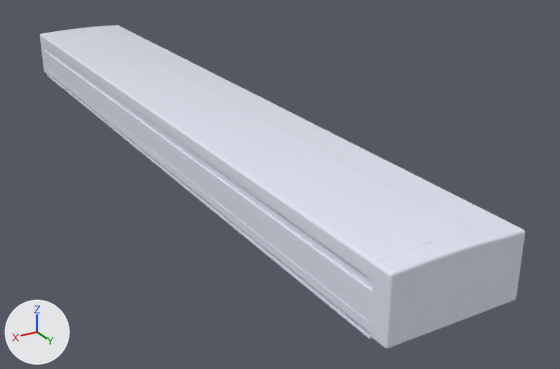
What one commit did to the glTF model src/3dmodels/019.glb.
Before and after are seen from a 50 mm lens placed at (173.0, 139.0, 128.0), pointed at (3.0, -144.0, -13.0). Lighting does not change. The marker at lower left points along +X, +Y and +Z. The picture after the commit comes second. Where no turn or scale is listed for an object, it has been applied to the vertices. Vertices at exactly the same position are counted once.

The scene before the commit, as lines of its bpy script (objects in view):
```python
me_cube_002 = bpy.data.meshes.new('Cube.002')
me_cube_002.from_pydata(...)  # 375 vertices, 648 faces; spans x -26.0..26.0, y -50.0..296.0, z -26.0..0.0
me_cube_002.materials.append(mat_whitegloss_rail)  # white #e6eaf7
ob_019 = bpy.data.objects.new('019', me_cube_002)
ob_019.location = (29.5, -296.1, 25.9)
```
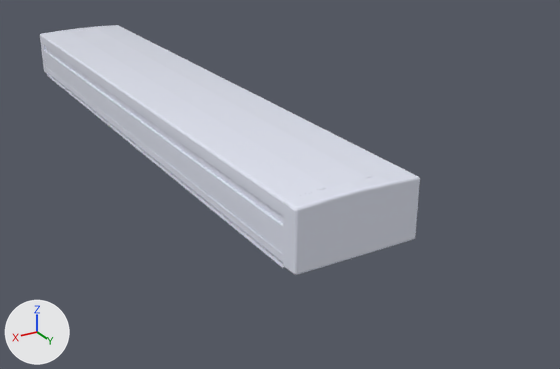
The newer file is also rescaled (x0.00401), turned or shifted as a whole; pictures and numbers use the older file's frame.

What differs and where, as boxes [x1, y1, x2, y2] in the pictures (560 x 369 px; the box of a moved part takes in the faces that stretch with it):
'019', reshaped (22% narrower, 23% shorter): before [40, 25, 525, 349]; after [40, 25, 420, 275]
part 1 of me_cube_002, moved or reshaped: before [370, 221, 525, 349]; after [283, 170, 420, 275]
part 2 of me_cube_002, moved or reshaped: before [280, 175, 506, 339]; after [280, 214, 284, 268]

The change, as a diff of the scene's bpy script:
```diff
--- a/src/3dmodels/019.glb.py
+++ b/src/3dmodels/019.glb.py
@@ me_cube_002 @@
 # used by ob_019; location = (29.5, -296.1, 25.9)
-me_cube_002.from_pydata(...)  # 375 vertices, 648 faces; spans x -26.0..26.0, y -50.0..296.0, z -26.0..0.0
+me_cube_002.from_pydata(...)  # 375 vertices, 648 faces; spans x -26.0..26.0, y -50.0..248.0, z -26.0..0.0
+# me_cube_002 part 1: the loose piece of 120 vertices spanning x -26.0..26.0, y 288.0..296.0, z -25.0..0.0 is moved by (0.0, -48.0, 0.0)
+# me_cube_002 part 2: 90 of the vertices in x -26.0..26.0, y 123.0..288.0, z -26.0..0.0 are scaled about their middle by (1, 0.869, 1), then moved by (0.0, -37.0, 0.0)
 me_cube_002.materials.append(mat_whitegloss_rail)
```
